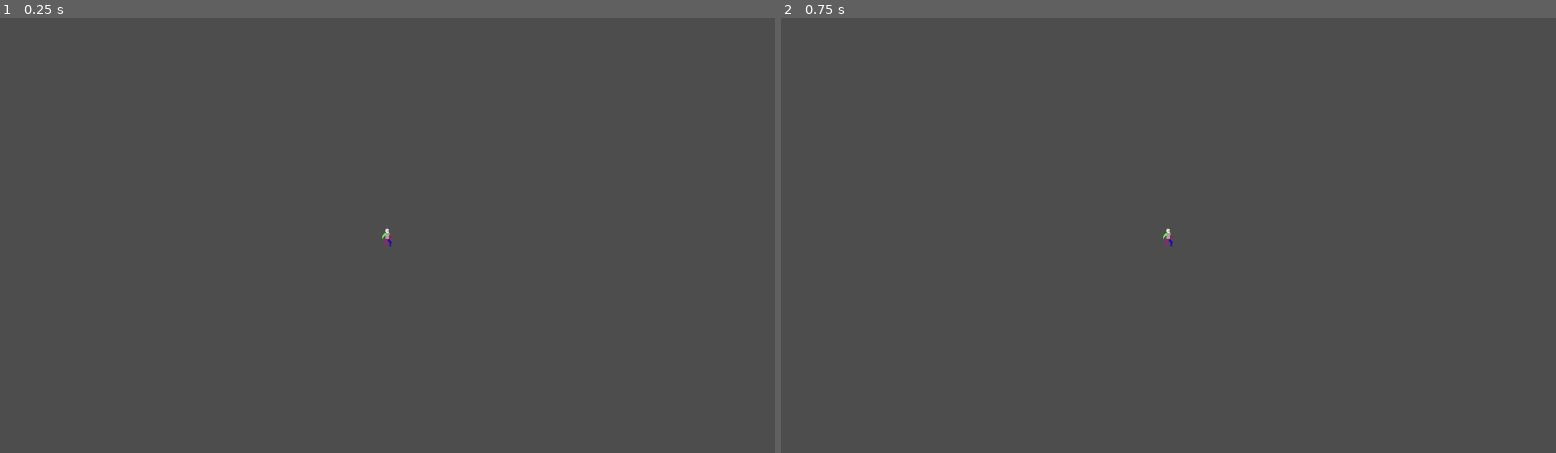
Above: before the commit, frames 1-2 (left to right).
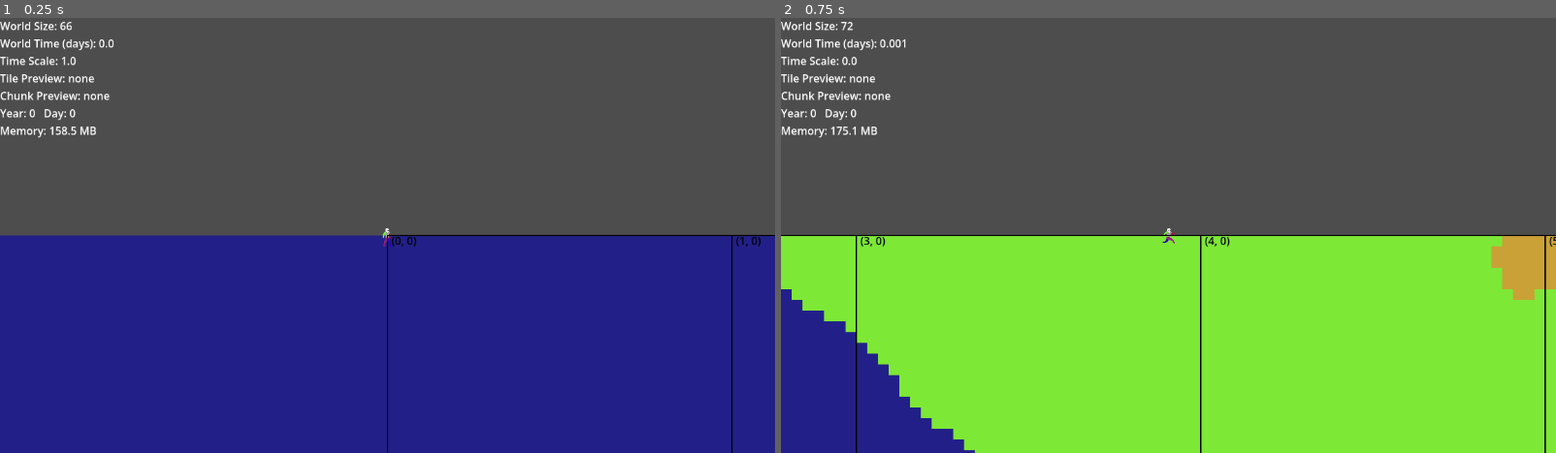
Above: after the commit, the same moments.

Repository: FutureQueenBee/game
Game: Godot game, scene res://WorldRoot.tscn
The game is run twice, just before and just after one commit, with the same random seed, the same clock (stepped at 60 frames per second) and the same inputs.
Inputs (mouse positions are in pixels of both pictures, inside the frame that each line leads up to):
- Up to frame 1 (0.25 s): no input
- Up to frame 2 (0.75 s): tap Enter at 0.5 s; move the mouse to (1339, 213) at 0.52 s; hold Right (ui_right) from 0.53 s (still down); tap P at 0.6 s; click (1339, 213) at 0.67 s

The runs differ from the first frame. In frame 1, 51% of the frame differs, in the area x 0-100%, y 0-100%; in frame 2, 51%.
Error before the commit: Parse Error: Mixed use of tabs and spaces for indentation. (res://scripts/WorldManager.gd:294)

Commit message:
Fix: Corrected WorldManager unloader indentation and synchronized wrapping logic

Diff:
--- a/scripts/WorldManager.gd
+++ b/scripts/WorldManager.gd
@@ -290,9 +290,8 @@
 			continue
 
 		var world_width: int = world_width_chunks()
-		var dx: int = abs(key.x - center.x)
-		if dx > world_width / 2:
-		    dx = world_width - dx
+		var dx_linear: int = abs(key.x - center.x)
+		var dx: int = min(dx_linear, world_width - dx_linear)
 		var dy: int = abs(key.y - center.y)
 
 		if dx > max_dist or dy > max_dist:
